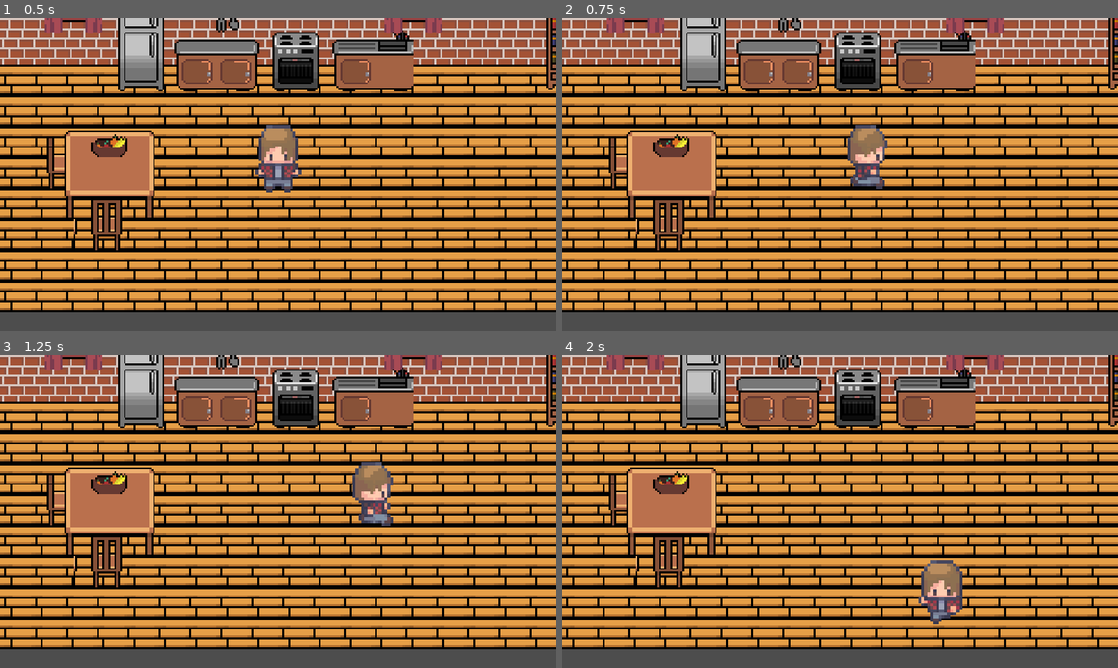
Above: before the commit, frames 1-4 (two rows, left to right).
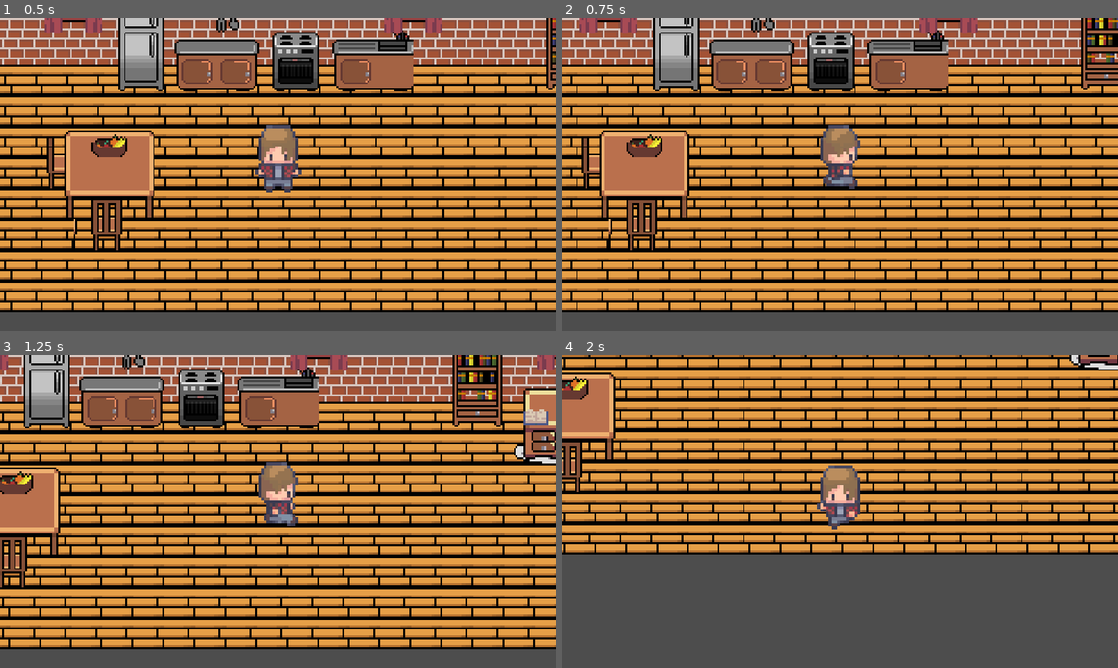
Above: after the commit, the same moments.

Repository: BurningUNI/BurnOut
Game: Godot game, scene res://scenes/room.tscn
Same seed, same stepped clock (60 frames per second), same inputs: the game is played once before the commit and once after it. This scene is started directly instead of the project's main scene.
Inputs (mouse positions are in pixels of both pictures, inside the frame that each line leads up to):
- Up to frame 1 (0.5 s): no input
- Up to frame 2 (0.75 s): move the mouse to (962, 158) at 0.52 s; hold Right (ui_right) from 0.53 s (still down); hold Space (interact) from 0.53 s (still down)
- Up to frame 3 (1.25 s): keep holding Right (ui_right); keep holding Space (interact)
- Up to frame 4 (2 s): move the mouse to (728, 527) at 1.27 s; release Right (ui_right) at 1.28 s; release Space (interact) at 1.28 s; hold Down (ui_down) from 1.28 s (still down); tap Space (interact) at 1.35 s

Frame 1 is identical in both runs. In frame 2, 24% of the frame differs, in the area x 0-100%, y 0-94%; in frame 3, 30%; in frame 4, 77%.

Commit message:
blovvopo

Diff:
--- a/scenes/player.tscn
+++ b/scenes/player.tscn
@@ -399,6 +399,6 @@
 position = Vector2(0, 10)
 shape = SubResource("CircleShape2D_fjrip")
 
-[node name="Camera2D" type="Camera2D" parent="."]
+[node name="Camera2D" type="Camera2D" parent="Player"]
 position = Vector2(0, 10)
 zoom = Vector2(4, 4)
--- a/scenes/room.tscn
+++ b/scenes/room.tscn
@@ -1,6 +1,7 @@
-[gd_scene load_steps=22 format=3 uid="uid://bqi37yu6hf1u"]
+[gd_scene load_steps=24 format=3 uid="uid://bqi37yu6hf1u"]
 
 [ext_resource type="Texture2D" uid="uid://ch3hlesnkkjlh" path="res://assets/casa/house/bathroom.png" id="1_36trf"]
+[ext_resource type="Script" uid="uid://cttsrupeu3l7q" path="res://scripts/room.gd" id="1_eom3m"]
 [ext_resource type="Texture2D" uid="uid://chcivf4wpstwk" path="res://assets/casa/house/Floor.png" id="2_jn645"]
 [ext_resource type="Texture2D" uid="uid://dv2848ebhr8qs" path="res://assets/casa/house/kitchen furniture.png" id="3_qvc4m"]
 [ext_resource type="Texture2D" uid="uid://mmd0owrab2rx" path="res://assets/casa/house/livingroom furniture.png" id="4_7dqbv"]
@@ -3688,7 +3689,11 @@
 [sub_resource type="RectangleShape2D" id="RectangleShape2D_qtoah"]
 size = Vector2(650, 19)
 
+[sub_resource type="RectangleShape2D" id="RectangleShape2D_tk5fv"]
+size = Vector2(21, 20)
+
 [node name="Room" type="Node2D"]
+script = ExtResource("1_eom3m")
 
 [node name="TileMap" type="TileMap" parent="."]
 show_behind_parent = true
@@ -3720,3 +3725,7 @@
 [node name="Bed area" type="Area2D" parent="."]
 
 [node name="CollisionShape2D" type="CollisionShape2D" parent="Bed area"]
+position = Vector2(219, 21)
+shape = SubResource("RectangleShape2D_tk5fv")
+
+[connection signal="body_entered" from="Bed area" to="." method="_on_bed_area_body_entered"]
--- /dev/null
+++ b/scripts/room.gd
@@ -0,0 +1,5 @@
+extends Node2D
+
+
+func _on_bed_area_body_entered(body: Node2D) -> void:
+	pass # Replace with function body.
Not shown, added: scripts/room.gd.uid
